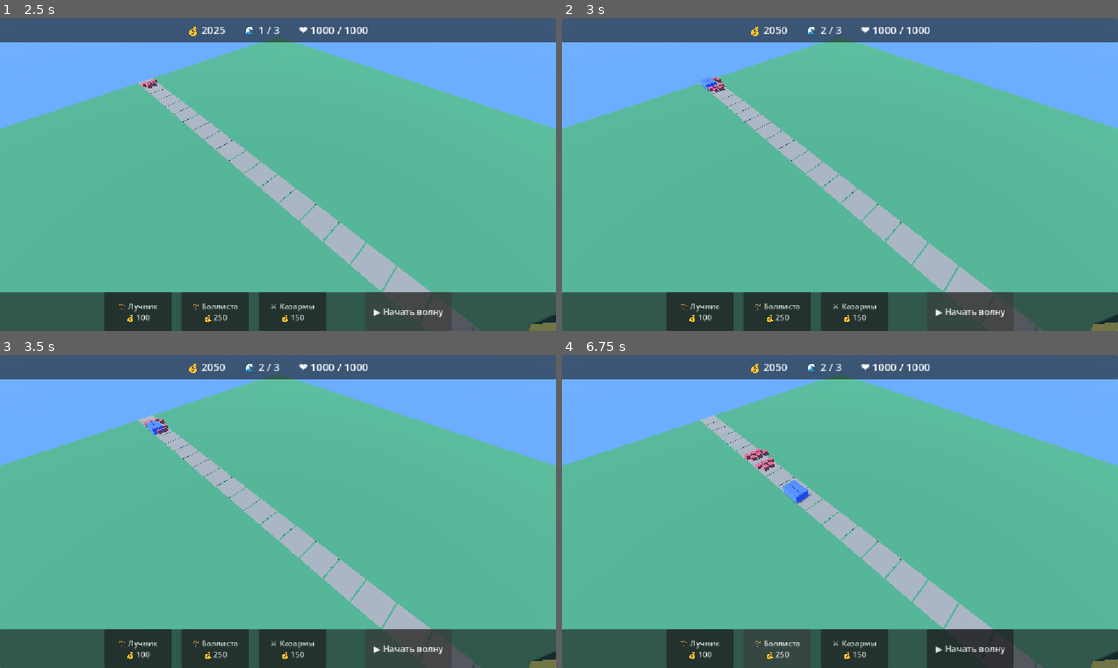
Above: before the commit, frames 1-4 (two rows, left to right).
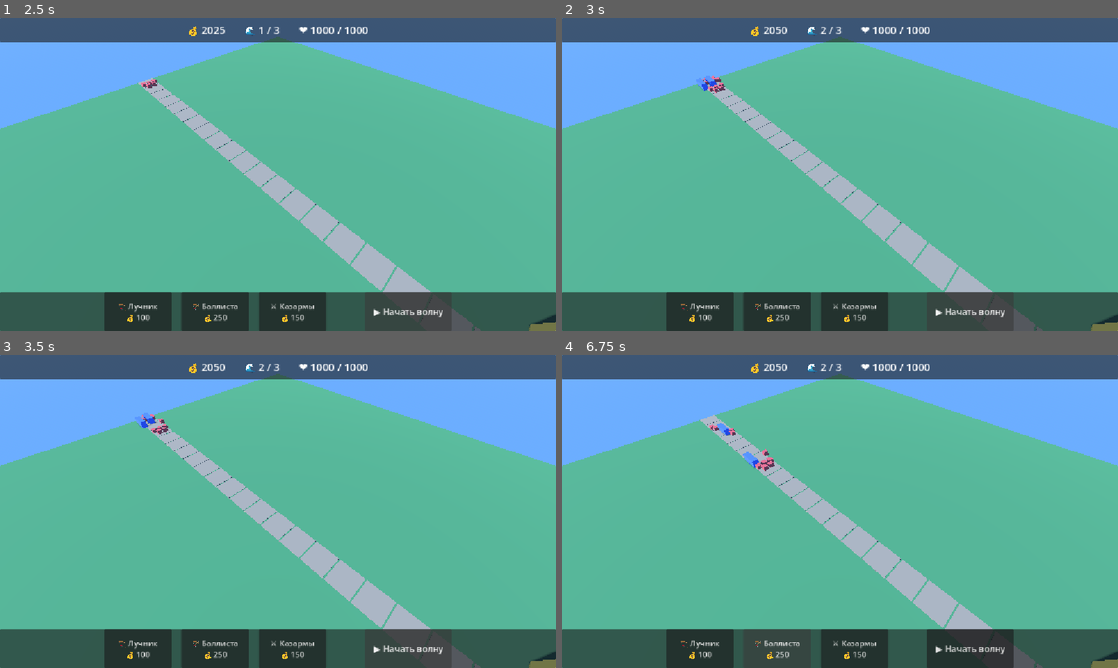
Above: after the commit, the same moments.

Repository: MAQHASKER/tower-defense
Game: Godot game, scene res://scenes/MainMenu.tscn
Two runs of this game, one before a commit and one after it. Both use one fixed random seed, a clock stepped at 60 frames per second and the inputs below.
Inputs:
- Up to frame 1 (2.5 s): click "▶ Начать игру" at 0.5 s; click "Этап 1 — Деревня" at 1.25 s; click "▶ Начать волну" at 2 s
- Up to frame 2 (3 s): click "▶ Начать волну" at 2.75 s
- Up to frame 3 (3.5 s): no input
- Up to frame 4 (6.75 s): click "🏹 Лучник 💰 100" at 3.5 s; click "🏹 Баллиста 💰 250" at 4.25 s; click "⚔️ Казармы 💰 150" at 5 s; click "🏹 Лучник 💰 100" at 5.75 s; click "🏹 Баллиста 💰 250" at 6.5 s

Frame 1 is identical in both runs. In frame 2, less than 0.1% of the frame differs, in the area x 24-29%, y 18-24%; in frame 3, 0.2%; in frame 4, 0.5%, in the area x 26-45%, y 21-48%.

Commit message:
Коллизии: враги не проходят друг сквозь друга, солдаты снаружи казармы
- Enemy теперь CharacterBody3D с кубическим коллайдером по body_size.
  Движение к точке маршрута идёт через move_and_collide, поэтому враг
  упирается в переднего и не проходит сквозь него. Шаг ограничен, чтобы
  при обходе пробки не проскочить соседа насквозь
- Слой врагов: сталкиваются только друг с другом. Здания их не держат,
  иначе враг мог бы застрять, задев постройку рядом с путём
- Soldier тоже CharacterBody3D: опирается на постройки и других солдат
- Barracks теперь StaticBody3D с коллайдером, то есть стал твёрдым
- Радиус расстановки солдат 0.35 -> 0.65 клетки (1.05 -> 1.95 м).
  Было меньше половины казармы (1.2 м), поэтому солдаты стояли ВНУТРИ неё
- Побочный баг от коллизий: застрявший в пробке враг логически доходил
  до ратуши и бил её издалека. Теперь атака засчитывается только когда
  враг реально у базы

Diff:
--- a/scripts/buildings/Barracks.gd
+++ b/scripts/buildings/Barracks.gd
@@ -1,12 +1,18 @@
 class_name Barracks
-extends Node3D
+extends StaticBody3D
+
+# Слой зданий: солдаты о него опираются и не проходят сквозь
+const LAYER_BUILDING := 1 << 2
 
 const SOLDIER_COUNT := 5
 const RESPAWN_TIME := 15.0
 
 # Размеры в клетках, чтобы масштабироваться вместе с CELL_SIZE
 const SIZE_CELLS := Vector3(0.8, 0.8, 0.8)
-const SOLDIER_RADIUS_CELLS := 0.35
+# Солдаты стоят на окружности этого радиуса. Он обязан быть больше половины
+# постройки плюс половина солдата (1.2 + 0.45 = 1.65 м), иначе они окажутся
+# внутри казармы. 0.65 клетки = 1.95 м.
+const SOLDIER_RADIUS_CELLS := 0.65
 
 var cell: Vector2i
 var soldiers: Array[Soldier] = []
@@ -53,6 +59,16 @@
 	_mesh.mesh = box
 	_mesh.position.y = box_size.y / 2.0
 	add_child(_mesh)
+
+	# Постройка становится твёрдой для солдат
+	collision_layer = LAYER_BUILDING
+	collision_mask = 0
+	var cs := CollisionShape3D.new()
+	var shape := BoxShape3D.new()
+	shape.size = box_size
+	cs.shape = shape
+	cs.position.y = box_size.y / 2.0
+	add_child(cs)
 
 	for i in range(SOLDIER_COUNT):
 		_spawn_soldier(i)
--- a/scripts/units/Enemy.gd
+++ b/scripts/units/Enemy.gd
@@ -1,5 +1,9 @@
 class_name Enemy
-extends Node3D
+extends CharacterBody3D
+
+# Слой физики: враги сталкиваются только друг с другом. Здания их не держат —
+# иначе враг мог бы застрять, задев постройку рядом с путём.
+const LAYER_ENEMY := 1 << 1
 
 # Характеристики — заполняются из balance.json через setup()
 var hp: float = 30.0
@@ -90,6 +94,12 @@
 	add_child(_visual)
 	if DEBUG_HITBOX:
 		add_child(_make_hitbox_debug())
+
+	# Физика: кубический коллайдер по логическому размеру врага
+	collision_layer = LAYER_ENEMY
+	collision_mask = LAYER_ENEMY
+	motion_mode = CharacterBody3D.MOTION_MODE_FLOATING
+	add_child(_make_collision())
 	# Визуал подгоняется по мировой AABB, поэтому враг обязан быть в дереве:
 	# WaveSpawner добавляет его ДО вызова setup().
 	_fit_visual(_visual)
@@ -119,6 +129,15 @@
 			return node
 		push_warning("Враг: не удалось загрузить модель %s" % model_path)
 	return _make_placeholder_box()
+
+# Кубический коллайдер по логическому размеру врага — он и есть хитбокс
+func _make_collision() -> CollisionShape3D:
+	var cs := CollisionShape3D.new()
+	var shape := BoxShape3D.new()
+	shape.size = body_size
+	cs.shape = shape
+	cs.position.y = body_size.y / 2.0
+	return cs
 
 # Полупрозрачный контур логического размера врага — тот самый "куб-хитбокс".
 # Нужен, чтобы видеть, под какой габарит подгоняется модель из Blender.
@@ -257,8 +276,15 @@
 		return
 
 	var stop_index: int = max(1, path_cells.size() - 3)
+	var base_pos := Constants.cell_to_world(path_cells[stop_index])
+
+	# Атаку базы засчитываем только когда враг реально у неё. В пробке прогресс
+	# убегает вперёд, а враг стоит далеко — иначе бил бы ратушу издалека.
 	if current_index >= stop_index:
-		_reach_base()
+		if global_position.distance_to(base_pos) <= Constants.CELL_SIZE:
+			_reach_base()
+			return
+		_move_towards(base_pos + _current_offset())
 		return
 
 	var from_pos := Constants.cell_to_world(path_cells[current_index])
@@ -275,11 +301,24 @@
 		_progress = 0.0
 		current_index += 1
 		if current_index >= stop_index:
-			position = Constants.cell_to_world(path_cells[stop_index]) + _current_offset()
-			_reach_base()
+			_move_towards(base_pos + _current_offset())
+			if global_position.distance_to(base_pos) <= Constants.CELL_SIZE:
+				_reach_base()
 			return
 
-	position = from_pos.lerp(to_pos, _progress) + _current_offset()
+	_move_towards(from_pos.lerp(to_pos, _progress) + _current_offset())
+
+# Идёт к точке маршрута и останавливается, если упёрся в другого врага.
+# Шаг ограничен, чтобы при обходе пробки враг не проскочил сквозь соседа.
+func _move_towards(target: Vector3) -> void:
+	var motion := target - global_position
+	motion.y = 0.0
+	var max_step := speed * Constants.CELL_SIZE * 2.0 * get_process_delta_time()
+	if motion.length() > max_step:
+		motion = motion.normalized() * max_step
+	if motion.length_squared() <= 0.000001:
+		return
+	move_and_collide(motion)
 
 func _reach_base() -> void:
 	_reached_base = true
--- a/scripts/units/Soldier.gd
+++ b/scripts/units/Soldier.gd
@@ -1,5 +1,10 @@
 class_name Soldier
-extends Node3D
+extends CharacterBody3D
+
+# Слои физики: солдат опирается на постройки и на других солдат.
+# С врагами он не сталкивается — блокировка врагов считается по расстоянию.
+const LAYER_BUILDING := 1 << 2
+const LAYER_SOLDIER := 1 << 3
 
 # Размер коробки-заглушки в клетках (до появления модели из Blender)
 const SIZE_CELLS := Vector3(0.3, 0.6, 0.3)
@@ -33,6 +38,17 @@
 	_mesh.mesh = box
 	_mesh.position.y = box_size.y / 2.0
 	add_child(_mesh)
+
+	collision_layer = LAYER_SOLDIER
+	collision_mask = LAYER_BUILDING | LAYER_SOLDIER
+	motion_mode = CharacterBody3D.MOTION_MODE_FLOATING
+
+	var cs := CollisionShape3D.new()
+	var shape := BoxShape3D.new()
+	shape.size = box_size
+	cs.shape = shape
+	cs.position.y = box_size.y / 2.0
+	add_child(cs)
 	# home_position устанавливается снаружи, после add_child
 
 func _process(delta: float) -> void:
@@ -58,7 +74,7 @@
 
 	if dist > attack_dist_world:
 		var dir := (_current_target.global_position - global_position).normalized()
-		global_position += dir * move_speed * Constants.CELL_SIZE * delta
+		_move(dir * move_speed * Constants.CELL_SIZE * delta)
 	else:
 		_attack_timer -= delta
 		if _attack_timer <= 0.0:
@@ -69,9 +85,14 @@
 	var dist := global_position.distance_to(home_position)
 	if dist > 0.1:
 		var dir := (home_position - global_position).normalized()
-		global_position += dir * move_speed * Constants.CELL_SIZE * delta
+		_move(dir * move_speed * Constants.CELL_SIZE * delta)
 	else:
 		global_position = home_position
+
+# Двигается и останавливается у построек и других солдат
+func _move(motion: Vector3) -> void:
+	motion.y = 0.0
+	move_and_collide(motion)
 
 func _find_enemy() -> Enemy:
 	var range_world := detect_range * Constants.CELL_SIZE
Binary file added: docs/screenshots/soldiers-outside-barracks.png
